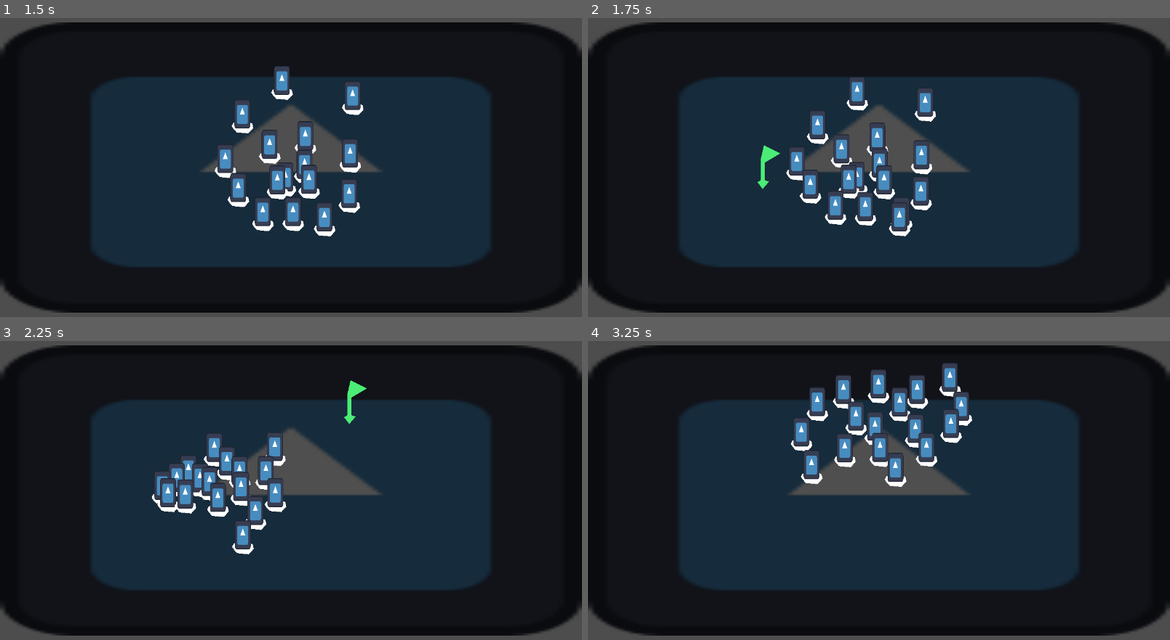
Above: before the commit, frames 1-4 (two rows, left to right).
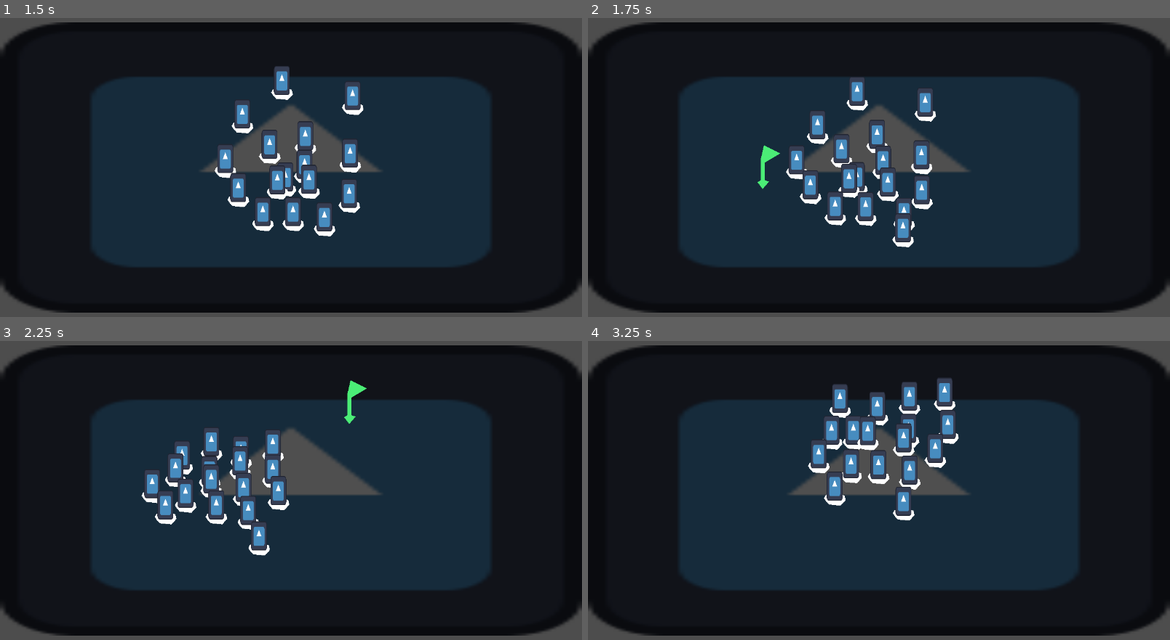
Above: after the commit, the same moments.

Repository: CaptainCronch/cookie-jam
Game: Godot game, scene res://world.tscn
Two runs of this game, one before a commit and one after it. Both use one fixed random seed, a clock stepped at 60 frames per second and the inputs below. The engine's default icon, where the game draws it, is replaced by a stand-in: a white triangle on a blue panel in a dark square.
Inputs (mouse positions are in pixels of both pictures, inside the frame that each line leads up to):
- Up to frame 1 (1.5 s): tap Enter at 0.5 s; move the mouse to (419, 152) at 0.52 s; hold A (a) 0.53-1.28 s; tap Ctrl (control) at 0.8, 1.35 s; tap Space (space) at 1.25 s; move the mouse to (174, 182) at 1.27 s
- Up to frame 2 (1.75 s): click (762, 182) at 1.55 s
- Up to frame 3 (2.25 s): move the mouse to (349, 418) at 2.02 s; press the mouse at (349, 418) at 2.03 s
- Up to frame 4 (3.25 s): right-click (937, 418) at 2.3 s; move the mouse to (849, 556) at 2.77 s; release the mouse at (849, 556) at 2.78 s; right-click (849, 556) at 2.85 s; tap Shift (shift) at 3.05 s

Frame 1 is identical in both runs. In frame 2, 1.5% of the frame differs, in the area x 34-60%, y 33-77%; in frame 3, 4.2%; in frame 4, 7.0%, in the area x 34-66%, y 7-60%.

Commit message:
fixed mouse2 selection bug and made expulsion work better

Diff:
--- a/camera.gd
+++ b/camera.gd
@@ -83,6 +83,8 @@
 
 func commanding() -> void:
 	if Input.is_action_pressed("space") or Input.is_action_pressed("shift") or Input.is_action_pressed("control"):
+		away_point.visible = false
+		towards_point.visible = false
 		return
 
 	if Input.is_action_pressed("mouse2"):
@@ -95,7 +97,7 @@
 		away_point.visible = false
 		towards_point.global_position = get_global_mouse_position()
 	if Input.is_action_just_released("mouse2"):
-		for unit in selected_units: unit.stop_moving_away()
+		#for unit in selected_units: unit.stop_moving_away()
 		away_point.visible = false
 		towards_point.visible = false
 
--- a/project.godot
+++ b/project.godot
@@ -86,6 +86,11 @@
 "events": [Object(InputEventKey,"resource_local_to_scene":false,"resource_name":"","device":-1,"window_id":0,"alt_press …(195 unchanged characters)…
 ]
 }
+tab={
+"deadzone": 0.2,
+"events": [Object(InputEventKey,"resource_local_to_scene":false,"resource_name":"","device":-1,"window_id":0,"alt_pressed":false,"shift_pressed":false,"ctrl_pressed":false,"meta_pressed":false,"pressed":false,"keycode":0,"physical_keycode":4194306,"key_label":0,"unicode":0,"location":0,"echo":false,"script":null)
+]
+}
 escape={
 "deadzone": 0.2,
 "events": [Object(InputEventKey,"resource_local_to_scene":false,"resource_name":"","device":-1,"window_id":0,"alt_press …(195 unchanged characters)…
--- a/unit.gd
+++ b/unit.gd
@@ -4,7 +4,7 @@
 @export var default_speed := 1000.0
 @export var smooth_buffer := 100.0
 @export var close_buffer := 20.0
-@export var separate_strength := 1000.0
+@export var separate_strength := 2000.0
 @export var acceleration := 10.0
 
 @export var separate_area: Area2D
@@ -17,6 +17,7 @@
 var away := false
 var idle := true
 var in_separate_area: Array[Area2D]
+var boost := Vector2()
 
 @onready var separate_shape: CircleShape2D = separate_collider.shape
 
@@ -25,6 +26,7 @@
 
 
 func _process(_delta: float) -> void:
+	#boost = direction * -10000 if Input.is_action_pressed("shift") else Vector2()
 	pass
 
 
@@ -45,9 +47,11 @@
 	#separate()
 	#if not idle: print("normal: " + str((direction * speed * distance_factor).length()))
 	var desired_velocity = ((direction * speed * distance_factor) + separate()).limit_length(speed)
-	velocity = Global.decay_towards_vec2(velocity, desired_velocity, acceleration, delta)
+	velocity = Global.decay_towards_vec2(velocity, desired_velocity + boost, acceleration, delta)
 	#velocity = ((direction * speed * distance_factor) + separate()).limit_length(speed)
 	move_and_slide()
+
+	boost = Vector2()
 
 
 func separate() -> Vector2:
@@ -72,17 +76,20 @@
 	return total
 
 
-func move_to(pos: Vector2) -> void: desired_position = pos
+func move_to(pos: Vector2) -> void:
+	desired_position = pos
+	#away = false
 
 
-func move_away_from(pos: Vector2) -> void:
-	desired_position = pos
-	away = true
+func move_away_from(pos: Vector2, power := speed) -> void:
+	desired_position = global_position
+	boost = pos.direction_to(global_position) * power
+	#away = true
 
 
-func stop_moving_away() -> void:
-	desired_position = global_position + (direction * smooth_buffer)
-	away = false
+#func stop_moving_away() -> void:
+	#desired_position = global_position + (direction * smooth_buffer)
+	#away = false
 
 
 func selected(yes: bool) -> void:
--- a/world.tscn
+++ b/world.tscn
@@ -33,6 +33,14 @@
 [node name="Camera2D" type="Camera2D" parent="." unique_id=1544898292 node_paths=PackedStringArray("selector", "towards_point", "away_point")]
 zoom = Vector2(0.5, 0.5)
 script = ExtResource("2_tlwt5")
+drag_sensitivity = null
+drag_smooth = null
+zoom_sensitivity = null
+zoom_max = null
+zoom_min = null
+zoom_smooth = null
+selector_radius = null
+away_power = null
 selector = NodePath("Selector")
 towards_point = NodePath("../TowardsPoint")
 away_point = NodePath("../AwayPoint")
